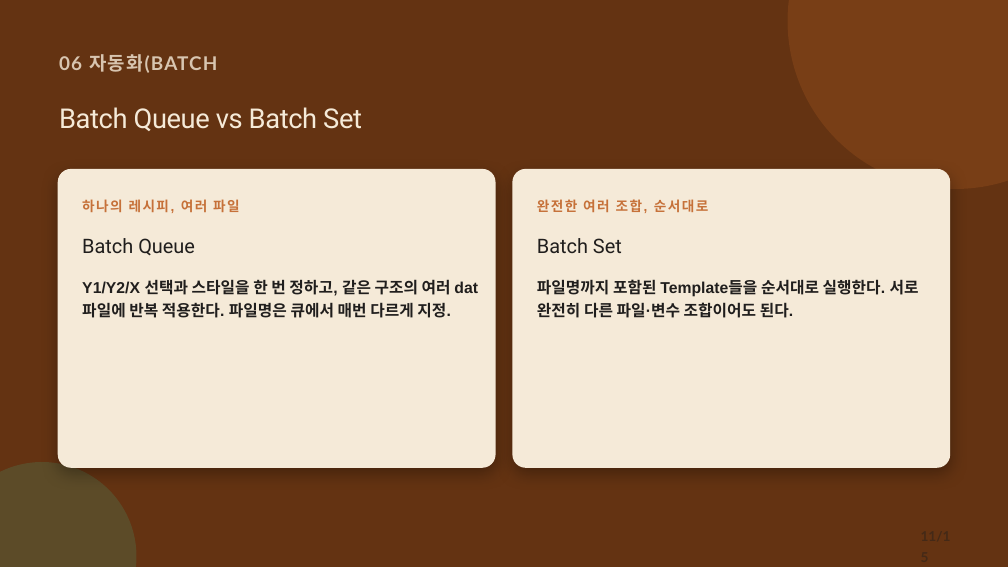
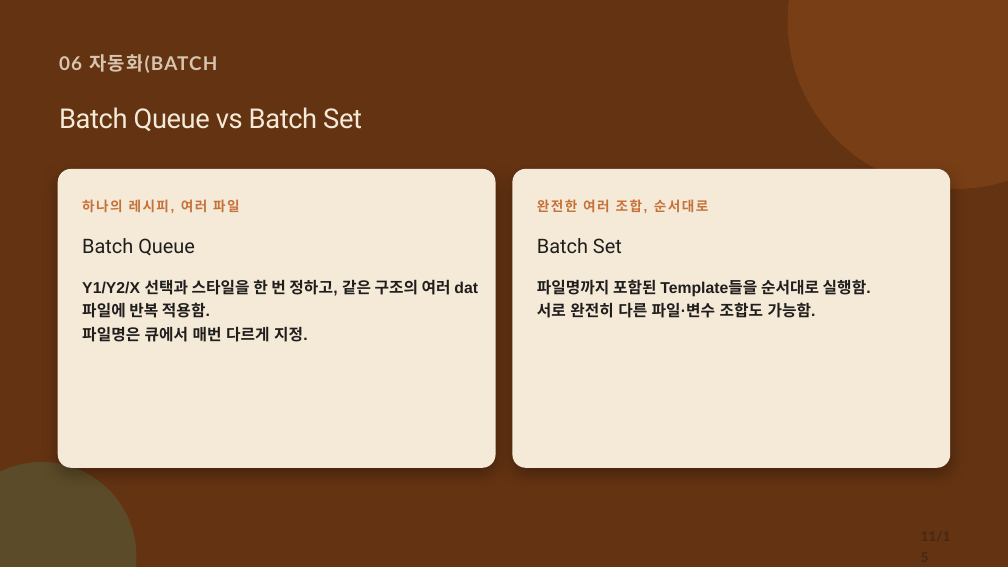
Before and after one commit to CWKIM113/CathPlot_Pub, a slide deck: slide 11 of CathPlot_Deck.pptx. Drawn at 1008x567 pixels with LibreOffice and Linux fonts; fonts in the diff are those of the drawing. Boxes give left, top, right and bottom in pixels: in the first picture for what was removed or moved away, otherwise in the second. Text is boxed around its words. In the diff, an @@ line names an element or a change of style, - is before the commit and + after.

```diff
--- a/CathPlot_Deck.pptx
+++ b/CathPlot_Deck.pptx
@@ text at box(82, 279, 478, 342): text changed @@
-Y1/Y2/X 선택과 스타일을 한 번 정하고, 같은 구조의 여러 dat 파일에 반복 적용한다. 파일명은 큐에서 매번 다르게 지정.
+Y1/Y2/X 선택과 스타일을 한 번 정하고, 같은 구조의 여러 dat 파일에 반복 적용함.
+파일명은 큐에서 매번 다르게 지정.
@@ text at box(537, 279, 871, 318): text changed @@
-파일명까지 포함된 Template들을 순서대로 실행한다. 서로 완전히 다른 파일·변수 조합이어도 된다.
+파일명까지 포함된 Template들을 순서대로 실행함.
+서로 완전히 다른 파일·변수 조합도 가능함.
```
Also in this commit, not shown: 2 other slides changed, 1 other file.
